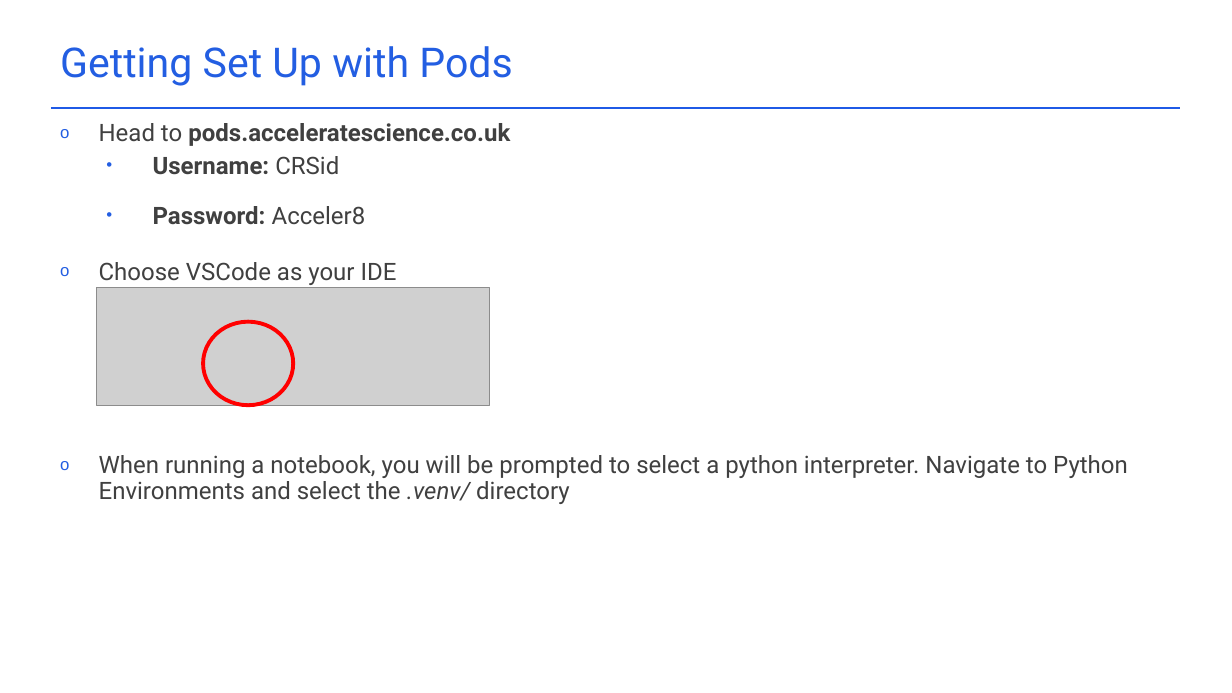
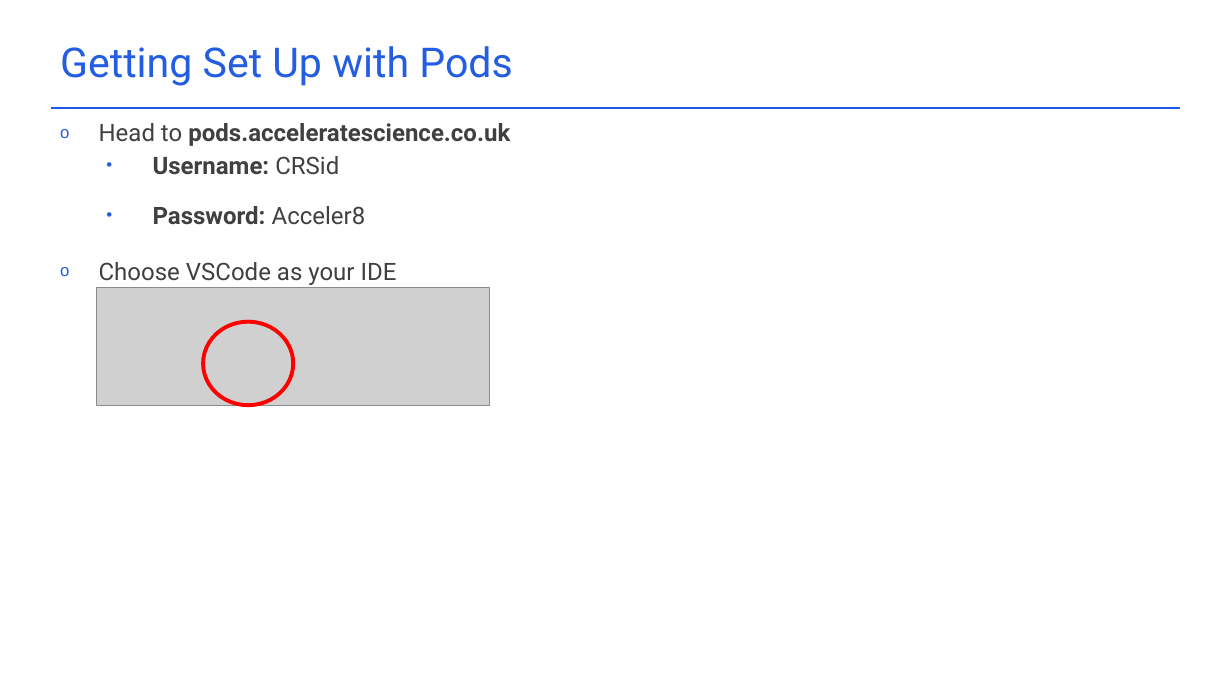
Before and after one commit to acceleratescience/packaging-publishing, a slide deck: slide 13 of docs/Slides/2_versioncontrol.pptx. Drawn at 1232x693 pixels with LibreOffice and Linux fonts; fonts in the diff are those of the drawing; grey boxes stand for pictures; background and template pictures are left out. Boxes give left, top, right and bottom in pixels: in the first picture for what was removed or moved away, otherwise in the second. Text is boxed around its words. In the diff, an @@ line names an element or a change of style, - is before the commit and + after.

Commit message:
chore: update slides

```diff
--- a/docs/Slides/2_versioncontrol.pptx
+++ b/docs/Slides/2_versioncontrol.pptx
@@ text at box(99, 455, 1128, 504): paragraph removed @@
-o When running a notebook, you will be prompted to select a python interpreter. Navigate to Python Environments and select the .venv/ directory
```
Also in this commit, not shown: 1 other file.
